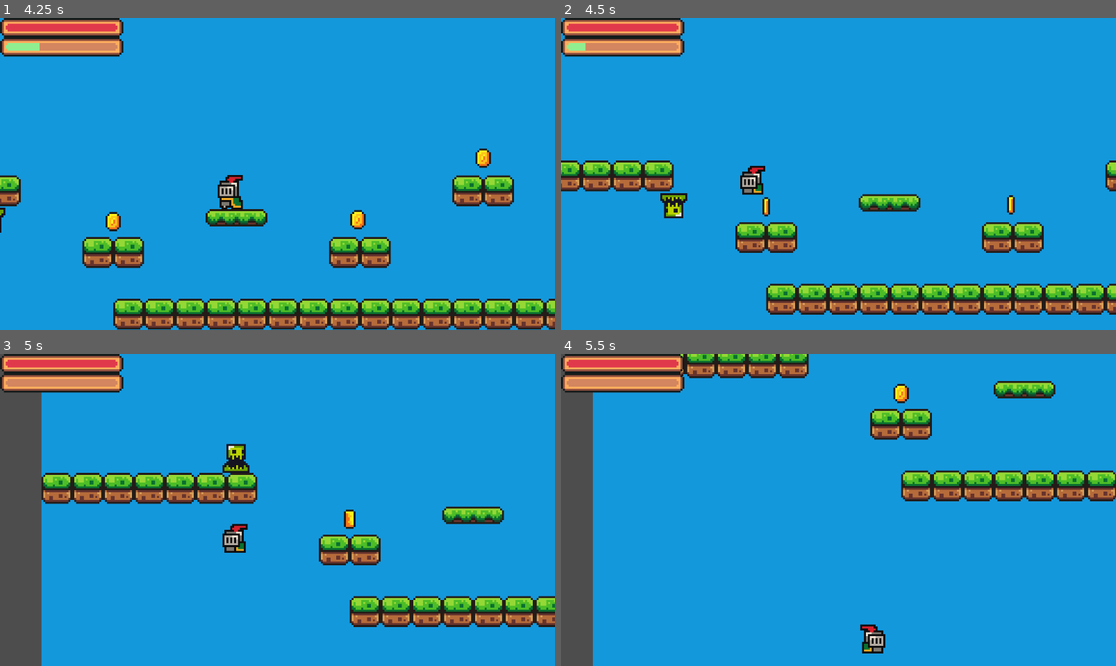
Above: before the commit, frames 1-4 (two rows, left to right).
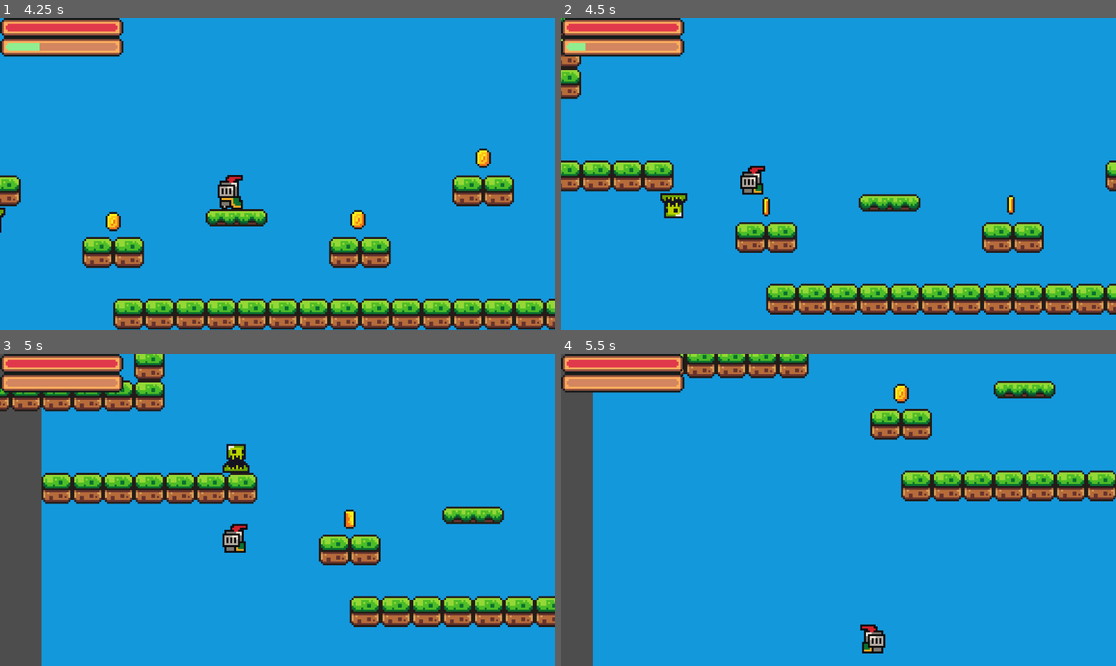
Above: after the commit, the same moments.

Repository: Nikman800/Lab_4_Game
Game: Godot game, scene res://scenes/mainmenu.tscn
Same seed, same stepped clock (60 frames per second), same inputs: the game is played once before the commit and once after it.
Inputs:
- Up to frame 1 (4.25 s): click "Play" at 0.5 s; hold Z (dash) 1.28-2.03 s; hold Right (move_right) 1.28-2.78 s; tap Space (jump) at 1.52, 2.27, 3.77 s; tap Z (dash) at 2.1, 3.6 s; hold Z (dash) 2.78-3.53 s; hold Left (move_left) from 2.78 s (still down)
- Up to frame 2 (4.5 s): keep holding Left (move_left); hold Z (dash) from 4.28 s (still down)
- Up to frame 3 (5 s): keep holding Left (move_left); keep holding Z (dash); tap Space (jump) at 4.52 s
- Up to frame 4 (5.5 s): release Left (move_left) at 5.03 s; release Z (dash) at 5.03 s; hold Right (move_right) from 5.03 s (still down); tap Z (dash) at 5.1 s; tap Space (jump) at 5.27 s

Frame 1 is identical in both runs. In frame 2, 0.5% of the frame differs, in the area x 0-4%, y 0-27%; in frame 3, 2.5%, in the area x 0-30%, y 0-19%; in frame 4, nothing differs.

Commit message:
Merged, implemented left moving kreep that paths on walls

Diff:
--- a/scenes/game.tscn
+++ b/scenes/game.tscn
@@ -481,7 +481,7 @@
 layer_0/name = "Background"
 layer_0/tile_data = PackedInt32Array(-720910, 0, 11, -655374, 0, 11, -589838, 0, 11, -524302, 0, 11, -458766, 0, 11, -3 …(17358 unchanged characters)…
 layer_1/name = "Mid"
-layer_1/tile_data = PackedInt32Array(65532, 0, 0, 65533, 0,  …(577 unchanged characters)… 6620, 0, 0, -196621, 0, 0, -196622, 0, 0)
+layer_1/tile_data = PackedInt32Array(65532, 0, 0, 65533, 0,  …(577 unchanged characters)… 6620, 0, 0, -196621, 0, 0, -196622, 0, 0, -720914, 0, 0, -655378, 0, 0, -589842, 0, 0, -524306, 0, 0, -458770, 0, 0, -393234, 0, 0, -393233, 0, 0, -393232, 0, 0, -393231, 0, 0, -393230, 0, 0, -393229, 0, 0, -393228, 0, 0, -393227, 0, 0, -458763, 0, 0, -524299, 0, 0, -589835, 0, 0, -655371, 0, 0, -720907, 0, 0, -720908, 0, 0, -720909, 0, 0, -720910, 0, 0, -720911, 0, 0, -720912, 0, 0, -720913, 0, 0)
 
 [node name="Player" parent="." instance=ExtResource("1_ppmqx")]
 unique_name_in_owner = true
@@ -566,4 +566,7 @@
 [node name="Kreep" parent="." instance=ExtResource("14_jrmgh")]
 position = Vector2(-120, -64)
 
+[node name="Kreep2" parent="." instance=ExtResource("14_jrmgh")]
+position = Vector2(-185, -112)
+
 [connection signal="healthChanged" from="Player" to="CanvasLayer/Node2D/Healthbar" method="_on_player_health_changed"]
--- a/scenes/kreep1.tscn
+++ b/scenes/kreep1.tscn
@@ -64,11 +64,11 @@
 
 [node name="RayCastRight" type="RayCast2D" parent="."]
 position = Vector2(0, -7)
-target_position = Vector2(7, 0)
+target_position = Vector2(8, 0)
 
 [node name="RayCastLeft" type="RayCast2D" parent="."]
 position = Vector2(0, -7)
-target_position = Vector2(-7, 0)
+target_position = Vector2(-8, 0)
 
 [node name="RayCastDown" type="RayCast2D" parent="."]
 position = Vector2(0, -7)
